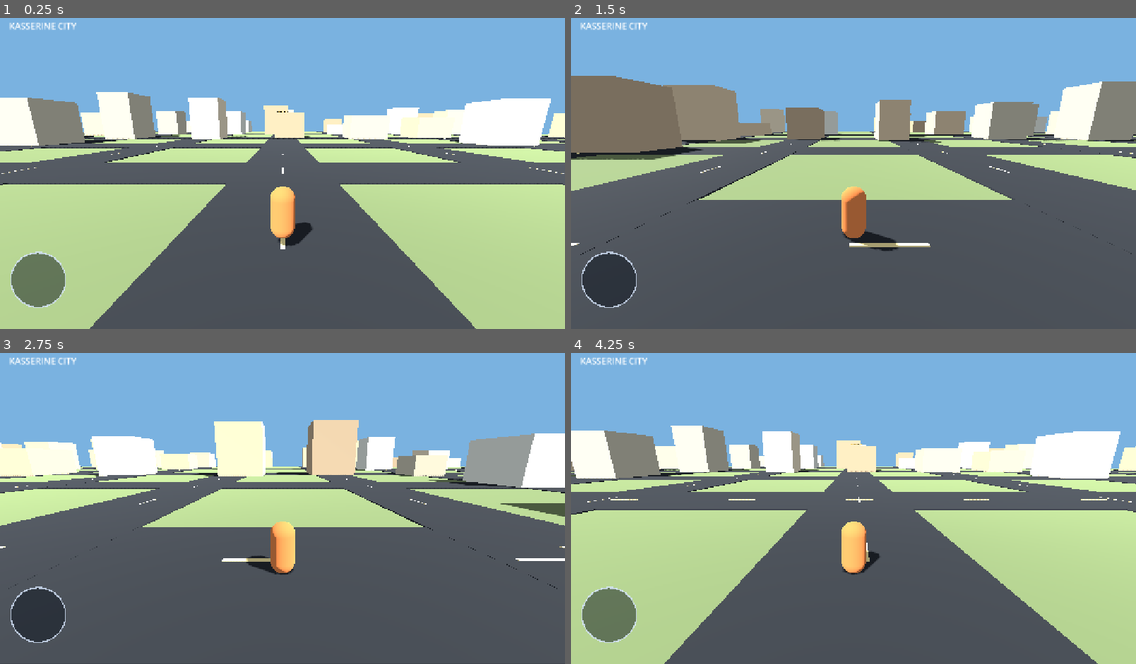
Above: before the commit, frames 1-4 (two rows, left to right).
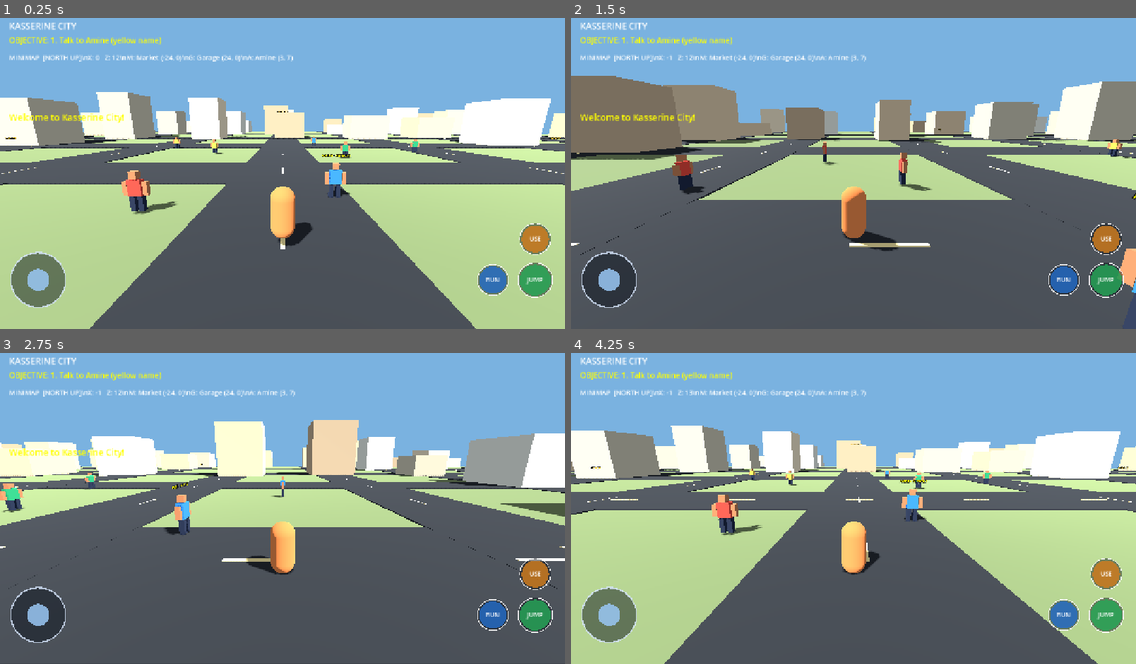
Above: after the commit, the same moments.

Repository: Gass-OS/Kasserine-City
Game: Godot game, scene res://main.tscn
The game is run twice, just before and just after one commit, with the same random seed, the same clock (stepped at 60 frames per second) and the same inputs.
Inputs (mouse positions are in pixels of both pictures, inside the frame that each line leads up to):
- Up to frame 1 (0.25 s): no input
- Up to frame 2 (1.5 s): move the mouse to (977, 154) at 0.52 s; hold D 0.53-1.25 s; click (977, 154) at 0.67 s; tap Space at 0.77 s; drag from (740, 185) to (825, 232) at 1.27 s
- Up to frame 3 (2.75 s): tap Enter at 2 s; move the mouse to (339, 436) at 2.02 s; hold D from 2.03 s (still down)
- Up to frame 4 (4.25 s): release D at 2.75 s; drag from (825, 567) to (684, 458) at 2.77 s; tap Space at 3.5, 3.77 s; move the mouse to (1023, 552) at 3.52 s; hold A from 3.53 s (still down)

The runs differ from the first frame. In frame 1, 3.9% of the frame differs, in the area x 0-100%, y 6-91%; in frame 2, 3.8%; in frame 3, 3.5%; in frame 4, 3.5%.
Error before the commit: Invalid access to property or key 'touch_move' on a base object of type 'CanvasLayer'. (res://scripts/player.gd:39)

Commit message:
Add Kasserine City NPCs missions help and map

Diff:
--- /dev/null
+++ b/scripts/gameplay.gd
@@ -0,0 +1,161 @@
+extends Node
+
+var player: CharacterBody3D
+var world: Node3D
+var mission := 0
+var panel: PanelContainer
+var info: Label
+var objective: Label
+var minimap: Label
+var notice: Label
+var notice_time := 0.0
+
+const TARGETS = [
+    Vector3(3, 0, 7),
+    Vector3(-24, 0, 0),
+    Vector3(24, 0, 0),
+    Vector3(3, 0, 7)
+]
+
+const TASKS = [
+    "1. Talk to Amine (yellow name)",
+    "2. Explore the market",
+    "3. Visit the garage",
+    "4. Return to Amine"
+]
+
+func _ready():
+    world = get_parent()
+    player = world.get_node("Player")
+    _create_interface()
+    _update_objective()
+    _notice("Welcome to Kasserine City!")
+
+func _create_interface():
+    var layer = CanvasLayer.new()
+    layer.layer = 20
+    add_child(layer)
+
+    var menu = HBoxContainer.new()
+    menu.set_anchors_preset(Control.PRESET_TOP_RIGHT)
+    menu.position = Vector2(650, 12)
+    layer.add_child(menu)
+
+    for title in ["HELP", "MISSIONS", "MAP"]:
+        var button = Button.new()
+        button.text = title
+        button.custom_minimum_size = Vector2(105, 48)
+        menu.add_child(button)
+        button.pressed.connect(_open.bind(title))
+
+    objective = Label.new()
+    objective.position = Vector2(20, 52)
+    objective.add_theme_font_size_override("font_size", 17)
+    objective.add_theme_color_override("font_color", Color.YELLOW)
+    layer.add_child(objective)
+
+    minimap = Label.new()
+    minimap.position = Vector2(20, 92)
+    minimap.add_theme_font_size_override("font_size", 15)
+    minimap.add_theme_color_override("font_color", Color.WHITE)
+    layer.add_child(minimap)
+
+    notice = Label.new()
+    notice.position = Vector2(20, 225)
+    notice.add_theme_font_size_override("font_size", 20)
+    notice.add_theme_color_override("font_color", Color.YELLOW)
+    layer.add_child(notice)
+
+    panel = PanelContainer.new()
+    panel.position = Vector2(270, 110)
+    panel.custom_minimum_size = Vector2(550, 350)
+    panel.visible = false
+    layer.add_child(panel)
+
+    var column = VBoxContainer.new()
+    panel.add_child(column)
+
+    var close = Button.new()
+    close.text = "CLOSE  X"
+    column.add_child(close)
+    close.pressed.connect(func(): panel.hide())
+
+    info = Label.new()
+    info.custom_minimum_size = Vector2(510, 260)
+    info.add_theme_font_size_override("font_size", 20)
+    column.add_child(info)
+
+func _open(title: String):
+    panel.visible = true
+    match title:
+        "HELP":
+            info.text = (
+                "KASSERINE CITY - HELP\\n\\n"
+                + "Left joystick: move\\n"
+                + "Drag right side: camera\\n"
+                + "RUN: sprint     JUMP: jump\\n"
+                + "USE: talk to a nearby character\\n\\n"
+                + "Complete objectives to explore the city."
+            )
+        "MISSIONS":
+            info.text = (
+                "KASSERINE CITY - MISSIONS\\n\\n"
+                + "Current objective:\\n"
+                + _task_text()
+                + "\\n\\nFind the yellow location labels."
+            )
+        "MAP":
+            info.text = (
+                "KASSERINE CITY - DISTRICT MAP\\n\\n"
+                + "            NORTH\\n"
+                + "               |\\n"
+                + " MARKET ---- SQUARE ---- GARAGE\\n"
+                + "               |\\n"
+                + "           START AREA\\n\\n"
+                + "Player X: %.0f    Z: %.0f" %
+                [player.global_position.x, player.global_position.z]
+            )
+
+func _task_text() -> String:
+    if mission >= TASKS.size():
+        return "All introductory missions completed!"
+    return TASKS[mission]
+
+func _update_objective():
+    objective.text = "OBJECTIVE: " + _task_text()
+
+func _notice(message: String):
+    notice.text = message
+    notice_time = 3.0
+
+func interact():
+    if mission == 0 or mission == 3:
+        if player.global_position.distance_to(TARGETS[mission]) < 5.0:
+            mission += 1
+            _update_objective()
+            _notice("Mission completed! New objective unlocked.")
+        else:
+            _notice("Find Amine and stand nearby.")
+    else:
+        _notice("Follow the current objective.")
+
+func _process(delta):
+    if notice_time > 0:
+        notice_time -= delta
+        if notice_time <= 0:
+            notice.text = ""
+
+    minimap.text = (
+        "MINIMAP  [NORTH UP]\\n"
+        + "X: %.0f   Z: %.0f\\n" %
+        [player.global_position.x, player.global_position.z]
+        + "M: Market (-24, 0)\\n"
+        + "G: Garage (24, 0)\\n"
+        + "A: Amine (3, 7)"
+    )
+
+    if mission == 1 or mission == 2:
+        if player.global_position.distance_to(TARGETS[mission]) < 6.0:
+            mission += 1
+            _update_objective()
+            _notice("Location discovered! Mission completed.")
--- a/scripts/player.gd
+++ b/scripts/player.gd
@@ -23,6 +23,7 @@
 var status_label: Label
 
 class TouchHUD extends Control:
+    var joystick_vector := Vector2.ZERO
     func _notification(what):
         if what == NOTIFICATION_RESIZED:
             queue_redraw()
@@ -36,7 +37,7 @@
 
         draw_circle(joy, 62, Color(0.03, 0.06, 0.10, 0.48))
         draw_arc(joy, 62, 0.0, TAU, 48, Color(0.85, 0.91, 1.0, 0.8), 3.0)
-        draw_circle(joy + get_parent().touch_move * 40.0, 25,
+        draw_circle(joy + joystick_vector * 40.0, 25,
             Color(0.60, 0.78, 0.96, 0.85))
 
         _button(jump, 39, "JUMP", Color(0.15, 0.65, 0.34, 0.82))
@@ -101,6 +102,7 @@
 
 func _refresh_hud():
     if is_instance_valid(hud):
+        hud.joystick_vector = touch_move
         hud.queue_redraw()
 
 func _point(action: String) -> Vector2:
@@ -126,17 +128,20 @@
             if jump_touch == -1 and _near(event.position, _point("jump"), 48):
                 jump_touch = event.index
                 jump_requested = true
+                hud.joystick_vector = touch_move
                 hud.queue_redraw()
             elif sprint_touch == -1 and _near(event.position, _point("sprint"), 44):
                 sprint_touch = event.index
+                hud.joystick_vector = touch_move
                 hud.queue_redraw()
             elif interact_touch == -1 and _near(event.position, _point("interact"), 44):
                 interact_touch = event.index
-                _show_message("Nothing to interact with nearby yet")
+                get_parent().interact()
             elif move_touch == -1 and _near(event.position, _point("move"), 82):
                 move_touch = event.index
                 move_origin = event.position
                 touch_move = Vector2.ZERO
+                hud.joystick_vector = touch_move
                 hud.queue_redraw()
             elif look_touch == -1 and event.position.x > s.x * 0.42 \
                     and event.position.y < s.y - 255:
@@ -145,6 +150,7 @@
             if event.index == move_touch:
                 move_touch = -1
                 touch_move = Vector2.ZERO
+                hud.joystick_vector = touch_move
                 hud.queue_redraw()
             if event.index == look_touch:
                 look_touch = -1
@@ -162,6 +168,7 @@
                 clamp(delta.x, -1.0, 1.0),
                 clamp(delta.y, -1.0, 1.0)
             )
+            hud.joystick_vector = touch_move
             hud.queue_redraw()
         elif event.index == look_touch:
             yaw -= event.relative.x * LOOK_SENSITIVITY
--- a/scripts/world.gd
+++ b/scripts/world.gd
@@ -10,6 +10,11 @@
     player.name = "Player"
     add_child(player)
     player.position = Vector3(0, 1, 12)
+    _create_people()
+    var gameplay = Node.new()
+    gameplay.name = "Gameplay"
+    gameplay.set_script(preload("res://scripts/gameplay.gd"))
+    add_child(gameplay)
 
 func _create_environment():
     var env = Environment.new()
@@ -91,3 +96,65 @@
     sign.position = Vector3(0, 7, -28)
     sign.modulate = Color(1.0, 0.83, 0.35)
     add_child(sign)
+
+
+var citizens: Array[Node3D] = []
+
+func _create_people():
+    var places = [
+        Vector3(3, 0, 7),
+        Vector3(-7, 0, 9),
+        Vector3(8, 0, -8),
+        Vector3(-10, 0, -12),
+        Vector3(14, 0, 12),
+        Vector3(-15, 0, 15),
+        Vector3(20, 0, -13),
+        Vector3(-19, 0, -19),
+        Vector3(6, 0, -22),
+        Vector3(-6, 0, 22)
+    ]
+    for i in range(places.size()):
+        var person = Node3D.new()
+        person.name = "Citizen_%02d" % i
+        person.position = places[i]
+        add_child(person)
+        citizens.append(person)
+        _human(person, i)
+
+    var guide = Label3D.new()
+    guide.text = "AMINE - MISSIONS"
+    guide.font_size = 36
+    guide.position = Vector3(0, 2.5, 0)
+    guide.modulate = Color.YELLOW
+    citizens[0].add_child(guide)
+
+    _landmark("MARKET", Vector3(-24, 3, 0))
+    _landmark("GARAGE", Vector3(24, 3, 0))
+
+func _human(root: Node3D, index: int):
+    var shirt_colors = [
+        Color(0.18, 0.45, 0.8),
+        Color(0.8, 0.25, 0.2),
+        Color(0.15, 0.55, 0.35),
+        Color(0.75, 0.65, 0.25)
+    ]
+    var shirt = shirt_colors[index % shirt_colors.size()]
+    var skin = Color(0.68, 0.43, 0.28)
+    _box(root, Vector3(0.65, 0.8, 0.34), Vector3(0, 1.25, 0), shirt)
+    _box(root, Vector3(0.34, 0.34, 0.34), Vector3(0, 1.87, 0), skin)
+    _box(root, Vector3(0.22, 0.65, 0.23), Vector3(-0.48, 1.22, 0), skin)
+    _box(root, Vector3(0.22, 0.65, 0.23), Vector3(0.48, 1.22, 0), skin)
+    var trousers = Color(0.13, 0.16, 0.23)
+    _box(root, Vector3(0.24, 0.75, 0.28), Vector3(-0.19, 0.45, 0), trousers)
+    _box(root, Vector3(0.24, 0.75, 0.28), Vector3(0.19, 0.45, 0), trousers)
+
+func _landmark(title: String, pos: Vector3):
+    var sign = Label3D.new()
+    sign.text = title
+    sign.font_size = 48
+    sign.position = pos
+    sign.modulate = Color(1, 0.85, 0.25)
+    add_child(sign)
+
+func interact():
+    get_node("Gameplay").interact()
